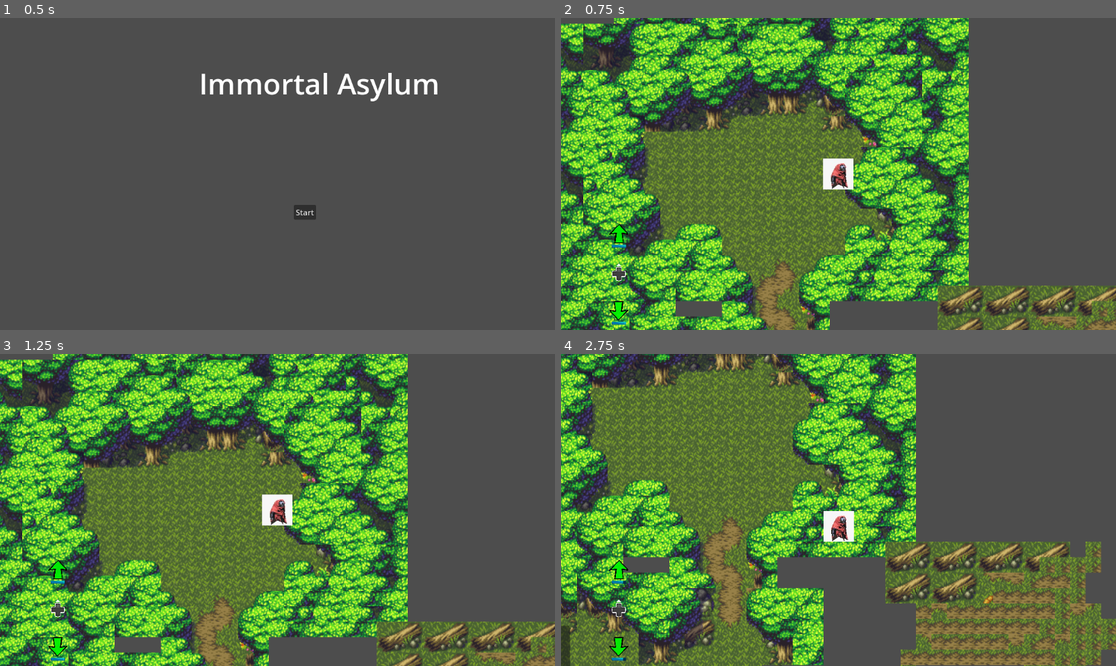
Above: before the commit, frames 1-4 (two rows, left to right).
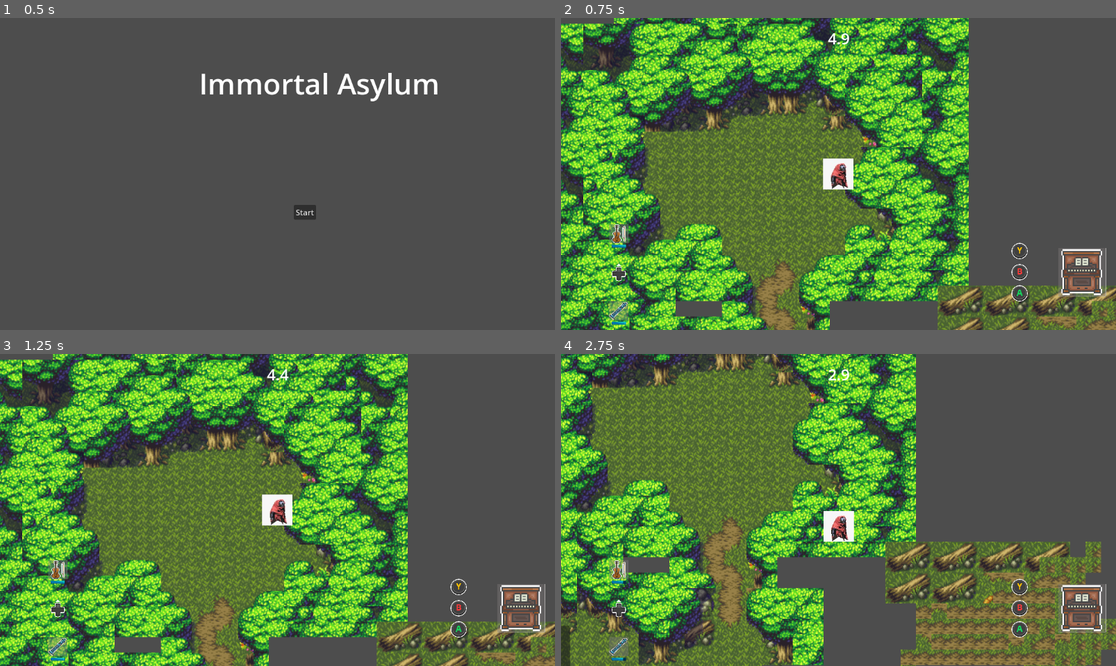
Above: after the commit, the same moments.

Repository: C-Oz/ImmortalAsylum
Game: Godot game, scene res://scenes/ui/title_screen.tscn
Same seed, same stepped clock (60 frames per second), same inputs: the game is played once before the commit and once after it. The engine's default icon, where the game draws it, is replaced by a stand-in: a white triangle on a blue panel in a dark square. Sound files missing from this copy of the repository are replaced by a short silence.
Inputs:
- Up to frame 1 (0.5 s): no input
- Up to frame 2 (0.75 s): click "Start" at 0.5 s
- Up to frame 3 (1.25 s): no input
- Up to frame 4 (2.75 s): tap Enter at 1.25 s; hold Right (move_right) 1.28-2.03 s; hold Q 1.28-2.03 s; tap Z at 1.55, 2.1 s; hold Down (move_down) from 2.03 s (still down); tap Q at 2.3 s

Frame 1 is identical in both runs. In frame 2, 1.5% of the frame differs, in the area x 8-99%, y 4-97%; in frame 3, 1.5%; in frame 4, 2.0%.

Commit message:
Solo instrument ui, updated assets, overworld timer

Diff:
--- a/project.godot
+++ b/project.godot
@@ -19,6 +19,10 @@
 
 GameManager="*res://scripts/autoload/game_manager.gd"
 DialogueBox="*res://scenes/ui/dialogue_box.tscn"
+
+[editor]
+
+movie_writer/movie_file="D:/Godot_v4.5-stable_win64.exe/Projects/immortal-asylum/screen_rec.avi"
 
 [editor_plugins]
 
--- a/scenes/obstacle_destruction/obstacle_destruction_ui.gd
+++ b/scenes/obstacle_destruction/obstacle_destruction_ui.gd
@@ -13,19 +13,25 @@
 var current_beat_index = 0
 var beats_remaining = 0
 var player_input_index = 0
+const HIT_WINDOW_SECS := 0.2
+var pressed_slots := []
 
 @onready var sequence_container = $SequenceContainer
 @onready var needle = $Needle
 @onready var countdown_label = $CountdownLabel
 @onready var background_panel = $BackgroundPanel
 
-# Button sprite mapping - UPDATE THESE PATHS TO YOUR SPRITES
 var button_sprites = {
 	"Y": preload("res://assets/art/ui/ABXY/button_xbox_digital_y_1.png"),
 	"B": preload("res://assets/art/ui/ABXY/button_xbox_digital_b_1.png"),
 	"A": preload("res://assets/art/ui/ABXY/button_xbox_digital_a_1.png")
 }
 
+var button_sprites_pressed = {
+	"Y": preload("res://assets/art/ui/ABXY/button_xbox_digital_y_2.png"),
+	"B": preload("res://assets/art/ui/ABXY/button_xbox_digital_b_2.png"),
+	"A": preload("res://assets/art/ui/ABXY/button_xbox_digital_a_2.png")
+}
 
 func _ready():
 	setup_sequence()
@@ -89,9 +95,10 @@
 	hide_countdown()
 	player_input_index = 0
 	current_beat_index = 0
+	reset_buttons()
 
 func on_beat():
-	print("on_beat called, state: ", State.keys()[state], " beats_remaining: ", beats_remaining)
+	#print("on_beat called, state: ", State.keys()[state], " beats_remaining: ", beats_remaining)
 	match state:
 		State.COUNTDOWN:
 			beats_remaining -= 1
@@ -129,9 +136,12 @@
 	current_beat_index = (current_beat_index + 1) % sequence.size()
 	update_needle_position()
 
-	# If we've looped back to start and player hasn't matched anything, reset their progress
-	if current_beat_index == 0 and player_input_index > 0:
-		player_input_index = 0
+	# Always reset visuals at start of loop
+	if current_beat_index == 0:
+		reset_buttons()
+		# Also reset player progress if incomplete
+		if player_input_index > 0 and player_input_index < sequence.size():
+			player_input_index = 0
 
 func update_needle_position():
 	if sequence_container.get_child_count() == 0:
@@ -146,21 +156,79 @@
 	if state != State.ACTIVE:
 		return
 
-	# Player must be on the correct beat AND correct button
-	var expected_button = sequence[player_input_index]
-
-	if button == expected_button and current_beat_index == player_input_index:
-		# Correct!
-		player_input_index += 1
-		# Visual feedback here (highlight slot, play sound, etc)
-
-		if player_input_index >= sequence.size():
-			# Sequence completed!
-			emit_signal("sequence_completed")
-			state = State.INACTIVE
+	var rhythm_notifier = get_node("/root/Overworld/RhythmNotifier")
+
+	# Calculate timing difference (same as battle system)
+	var beat_time : float = floor(rhythm_notifier.current_beat) * rhythm_notifier.beat_length
+	var next_beat_time : float = beat_time + rhythm_notifier.beat_length
+	var diff_current : float = rhythm_notifier.current_position - beat_time
+	var diff_next : float = next_beat_time - rhythm_notifier.current_position
+	var diff : float = min(diff_current, diff_next)
+
+	# Check timing window
+	if diff > HIT_WINDOW_SECS:
+		player_input_index = 0
+		print("Off beat!")
+		return
+
+	# Determine which beat to check
+	var check_index = current_beat_index
+	# If closer to next beat, check next button
+	if diff_current > diff_next and current_beat_index + 1 < sequence.size():
+		check_index = current_beat_index + 1
+
+	var expected_button = sequence[check_index]
+
+	# Check if correct button for THIS beat (not sequence position)
+	if button == expected_button:
+		# Always show visual feedback for correct button
+		show_pressed_feedback(check_index)
+		print("Correct button at position: ", check_index)
+
+		# Only advance sequence if it's the NEXT expected button
+		if check_index == player_input_index:
+			player_input_index += 1
+			print("Sequence progress: ", player_input_index, "/", sequence.size())
+
+			if player_input_index >= sequence.size():
+				# Sequence completed!
+				print("Sequence completed!")
+				emit_signal("sequence_completed")
+				state = State.INACTIVE
+		else:
+			# Correct button but wrong order - reset sequence tracking
+			print("Correct button but broke sequence. Resetting progress.")
+			player_input_index = 0
 	else:
-		# Wrong button or wrong timing - reset
+		# Wrong button entirely
+		print("Wrong button! Expected: ", expected_button, " Got: ", button)
 		player_input_index = 0
+
+func show_pressed_feedback(slot_index: int):
+	if slot_index >= sequence_container.get_child_count():
+		return
+
+	var slot = sequence_container.get_child(slot_index)
+	var button_key = sequence[slot_index]
+
+	# Change to pressed sprite
+	if button_key in button_sprites_pressed:
+		slot.texture = button_sprites_pressed[button_key]
+
+	# Track that this slot was pressed
+	if not pressed_slots.has(slot_index):
+		pressed_slots.append(slot_index)
+
+func reset_buttons():
+	# Reset all buttons to unpressed state
+	for i in range(sequence_container.get_child_count()):
+		var slot = sequence_container.get_child(i)
+		var button_key = sequence[i]
+
+		if button_key in button_sprites:
+			slot.texture = button_sprites[button_key]
+
+	pressed_slots.clear()
 
 func reset_needle():
 	current_beat_index = 0
--- a/scenes/overworld/overworld.tscn
+++ b/scenes/overworld/overworld.tscn
@@ -58,3 +58,9 @@
 [node name="Obstacle" parent="." instance=ExtResource("8_lvsx0")]
 position = Vector2(120, 569)
 sequence = Array[String](["Y", "B", "A", "A"])
+
+[node name="ControlTimer" type="Timer" parent="."]
+wait_time = 5.0
+autostart = true
+
+[connection signal="timeout" from="ControlTimer" to="OverworldUI" method="_on_control_timer_timeout"]
--- /dev/null
+++ b/scenes/overworld/overworld_ui.gd
@@ -0,0 +1,40 @@
+extends CanvasLayer
+
+@onready var solo_instrument = $SoloPitches/SoloInstrument
+@onready var skill_up = $DPadSkillWheel/SkillUp
+@onready var skill_down = $DPadSkillWheel/SkillDown
+
+@onready var timer_label = $TimerLabel
+@onready var control_timer = get_node("/root/Overworld/ControlTimer")
+
+var tex_piano = preload("res://assets/art/instruments/piano_big.png")
+var tex_clarinet = preload("res://assets/art/instruments/clarinet_big.png")
+var tex_cello = preload("res://assets/art/instruments/cello_big.png")
+
+# State machine for the switching instruments
+var cycle_state: int = 0
+
+func _process(delta):
+	if is_instance_valid(control_timer):
+		timer_label.text = str("%.1f" % control_timer.time_left)
+
+func _on_control_timer_timeout():
+	# States 1,2,3
+	cycle_state = (cycle_state + 1) % 3
+
+	match cycle_state:
+		0:
+			# Starting Position
+			solo_instrument.texture = tex_piano
+			skill_up.skill_icon = tex_cello
+			skill_down.skill_icon = tex_clarinet
+
+		1:
+			solo_instrument.texture = tex_cello
+			skill_up.skill_icon = tex_piano
+			skill_down.skill_icon = tex_clarinet
+
+		2:
+			solo_instrument.texture = tex_clarinet
+			skill_up.skill_icon = tex_cello
+			skill_down.skill_icon = tex_piano
--- a/scenes/overworld/overworld_ui.tscn
+++ b/scenes/overworld/overworld_ui.tscn
@@ -1,14 +1,21 @@
-[gd_scene load_steps=8 format=3 uid="uid://cp7cev47h51bg"]
+[gd_scene load_steps=14 format=3 uid="uid://cp7cev47h51bg"]
 
 [ext_resource type="Texture2D" uid="uid://ckaqngfyf8hcq" path="res://assets/art/ui/D-Pad/button_xboxone_dpad_dark_1.png" id="1_3xbcd"]
+[ext_resource type="Script" uid="uid://cjjfugihguyrw" path="res://scenes/overworld/overworld_ui.gd" id="1_rkdga"]
 [ext_resource type="Script" uid="uid://intul55g50aq" path="res://scenes/ui/d_pad_skill_wheel.gd" id="1_y531t"]
 [ext_resource type="PackedScene" uid="uid://cr8v662wqotvh" path="res://scenes/ui/skill_slot.tscn" id="3_x8qqa"]
-[ext_resource type="Texture2D" uid="uid://d1hymrdptvdqm" path="res://assets/art/ui/green-arrow-up.png" id="4_f7bk2"]
-[ext_resource type="Texture2D" uid="uid://bodt01sgcyrk1" path="res://assets/art/ui/green-arrow-vector-down.png" id="5_0wxml"]
-[ext_resource type="Texture2D" uid="uid://dlur0tg127c8i" path="res://assets/art/ui/green-arrow-vector-600x457.png" id="6_lk8ac"]
-[ext_resource type="Texture2D" uid="uid://bb1i5s1xqdi2p" path="res://assets/art/ui/green-arrow-vector-right.png" id="7_74qgl"]
+[ext_resource type="Texture2D" uid="uid://r0ylm5x7yg0p" path="res://assets/art/instruments/clarinet_big.png" id="4_0wxml"]
+[ext_resource type="Texture2D" uid="uid://b0a6v7aiwhrpn" path="res://assets/art/instruments/cello_big.png" id="4_7lhd5"]
+[ext_resource type="Texture2D" uid="uid://bgudd23bdjqgh" path="res://assets/art/instruments/guitar_big.png" id="5_lk8ac"]
+[ext_resource type="Texture2D" uid="uid://bveb3u0fyap7h" path="res://assets/art/instruments/drums_big.png" id="7_rkdga"]
+[ext_resource type="Script" uid="uid://sxa2wewkejr6" path="res://scenes/ui/solo_pitches.gd" id="8_7lhd5"]
+[ext_resource type="Texture2D" uid="uid://dt56th7g3aydf" path="res://assets/art/instruments/piano_big.png" id="8_112df"]
+[ext_resource type="Texture2D" uid="uid://cl62cuuwbglcl" path="res://assets/art/ui/ABXY/button_xbox_digital_y_2.png" id="9_7lhd5"]
+[ext_resource type="Texture2D" uid="uid://dc5hhp2vsli15" path="res://assets/art/ui/ABXY/button_xbox_digital_b_2.png" id="10_rkdga"]
+[ext_resource type="Texture2D" uid="uid://db14wbnemouw0" path="res://assets/art/ui/ABXY/button_xbox_digital_a_1.png" id="11_u8qpe"]
 
 [node name="OverworldUI" type="CanvasLayer"]
+script = ExtResource("1_rkdga")
 
 [node name="DPadSkillWheel" type="Control" parent="."]
 custom_minimum_size = Vector2(200, 200)
@@ -23,7 +30,7 @@
 grow_vertical = 0
 script = ExtResource("1_y531t")
 
-[node name="TextureRect" type="TextureRect" parent="DPadSkillWheel"]
+[node name="DPad" type="TextureRect" parent="DPadSkillWheel"]
 layout_mode = 1
 anchors_preset = 8
 anchor_left = 0.5
@@ -47,7 +54,7 @@
 offset_left = -20.0
 offset_right = 20.0
 grow_horizontal = 2
-skill_icon = ExtResource("4_f7bk2")
+skill_icon = ExtResource("4_7lhd5")
 
 [node name="SkillDown" parent="DPadSkillWheel" instance=ExtResource("3_x8qqa")]
 layout_mode = 1
@@ -62,7 +69,7 @@
 offset_bottom = 0.0
 grow_horizontal = 2
 grow_vertical = 0
-skill_icon = ExtResource("5_0wxml")
+skill_icon = ExtResource("4_0wxml")
 
 [node name="SkillLeft" parent="DPadSkillWheel" instance=ExtResource("3_x8qqa")]
 layout_mode = 1
@@ -72,7 +79,7 @@
 offset_top = -20.0
 offset_bottom = 20.0
 grow_vertical = 2
-skill_icon = ExtResource("6_lk8ac")
+skill_icon = ExtResource("5_lk8ac")
 
 [node name="SkillRight" parent="DPadSkillWheel" instance=ExtResource("3_x8qqa")]
 layout_mode = 1
@@ -87,7 +94,7 @@
 offset_bottom = 20.0
 grow_horizontal = 0
 grow_vertical = 2
-skill_icon = ExtResource("7_74qgl")
+skill_icon = ExtResource("7_rkdga")
 
 [node name="SoloPitches" type="Control" parent="."]
 custom_minimum_size = Vector2(200, 200)
@@ -103,3 +110,56 @@
 offset_bottom = -20.0
 grow_horizontal = 0
 grow_vertical = 0
+script = ExtResource("8_7lhd5")
+
+[node name="SoloInstrument" type="TextureRect" parent="SoloPitches"]
+layout_mode = 1
+anchors_preset = 6
+anchor_left = 1.0
+anchor_top = 0.5
+anchor_right = 1.0
+anchor_bottom = 0.5
+offset_left = -100.0
+offset_top = -50.0
+offset_bottom = 50.0
+grow_horizontal = 0
+grow_vertical = 2
+texture = ExtResource("8_112df")
+expand_mode = 1
+
+[node name="Pitches" type="VBoxContainer" parent="SoloPitches"]
+layout_mode = 1
+anchors_preset = 4
+anchor_top = 0.5
+anchor_bottom = 0.5
+offset_top = -20.0
+offset_right = 40.0
+offset_bottom = 20.0
+grow_vertical = 2
+
+[node name="TextureRectY" type="TextureRect" parent="SoloPitches/Pitches"]
+layout_mode = 2
+texture = ExtResource("9_7lhd5")
+expand_mode = 4
+
+[node name="TextureRectB" type="TextureRect" parent="SoloPitches/Pitches"]
+layout_mode = 2
+texture = ExtResource("10_rkdga")
+expand_mode = 4
+
+[node name="TextureRectA" type="TextureRect" parent="SoloPitches/Pitches"]
+layout_mode = 2
+texture = ExtResource("11_u8qpe")
+expand_mode = 4
+
+[node name="TimerLabel" type="Label" parent="."]
+anchors_preset = 5
+anchor_left = 0.5
+anchor_right = 0.5
+offset_left = -22.5
+offset_top = 20.0
+offset_right = 22.5
+offset_bottom = 43.0
+grow_horizontal = 2
+theme_override_font_sizes/font_size = 32
+text = "Timer"
--- a/scenes/ui/skill_slot.gd
+++ b/scenes/ui/skill_slot.gd
@@ -1,7 +1,10 @@
 extends Control
 
-@export var skill_icon: Texture2D
-
+@export var skill_icon: Texture2D:
+	set(value):
+		skill_icon = value
+		if is_node_ready() and icon:
+			icon.texture = skill_icon
 @export var max_charge: float = 100.0
 @export var drain_rate: float = 1.0
 
--- /dev/null
+++ b/scenes/ui/solo_pitches.gd
@@ -0,0 +1,33 @@
+extends Control
+
+@onready var texture_rect_y = $Pitches/TextureRectY
+@onready var texture_rect_b = $Pitches/TextureRectB
+@onready var texture_rect_a = $Pitches/TextureRectA
+
+var tex_y_1 = preload("res://assets/art/ui/ABXY/button_xbox_digital_y_1.png")
+var tex_y_2 = preload("res://assets/art/ui/ABXY/button_xbox_digital_y_2.png")
+
+var tex_b_1 = preload("res://assets/art/ui/ABXY/button_xbox_digital_b_1.png")
+var tex_b_2 = preload("res://assets/art/ui/ABXY/button_xbox_digital_b_2.png")
+
+var tex_a_1 = preload("res://assets/art/ui/ABXY/button_xbox_digital_a_1.png")
+var tex_a_2 = preload("res://assets/art/ui/ABXY/button_xbox_digital_a_2.png")
+
+func _process(_delta):
+	# Check Y button (Xbox Y) or Q key
+	if Input.is_joy_button_pressed(0, JOY_BUTTON_Y) or Input.is_physical_key_pressed(KEY_Q):
+		texture_rect_y.texture = tex_y_2
+	else:
+		texture_rect_y.texture = tex_y_1
+
+	# Check B button (Xbox B) or A key
+	if Input.is_joy_button_pressed(0, JOY_BUTTON_B) or Input.is_physical_key_pressed(KEY_A):
+		texture_rect_b.texture = tex_b_2
+	else:
+		texture_rect_b.texture = tex_b_1
+
+	# Check A button (Xbox A) or Z key
+	if Input.is_joy_button_pressed(0, JOY_BUTTON_A) or Input.is_physical_key_pressed(KEY_Z):
+		texture_rect_a.texture = tex_a_2
+	else:
+		texture_rect_a.texture = tex_a_1
--- a/scripts/interactables/obstacle.gd
+++ b/scripts/interactables/obstacle.gd
@@ -28,18 +28,27 @@
 		ui.stop_sequence()
 
 func on_beat():
-	print("Obstacle.gd on_beat called")
+	#print("Obstacle.gd on_beat called")
 	ui.on_beat()
 
 func _input(event):
 	# Only process input if UI is active
 	var button = null
+
 	if event is InputEventJoypadButton and event.pressed:
 		if event.button_index == JOY_BUTTON_Y:
 			button = "Y"
 		elif event.button_index == JOY_BUTTON_B:
 			button = "B"
 		elif event.button_index == JOY_BUTTON_A:
+			button = "A"
+	# Keyboard fallback for debugging
+	elif event is InputEventKey and event.pressed and not event.echo:
+		if event.keycode == KEY_Q:
+			button = "Y"
+		elif event.keycode == KEY_A:
+			button = "B"
+		elif event.keycode == KEY_Z:
 			button = "A"
 
 	if button:
Binary file added: assets/art/instruments/cello_big.png
Not shown, added: assets/art/instruments/cello_big.png.import
Binary file added: assets/art/instruments/clarinet_big.png
Not shown, added: assets/art/instruments/clarinet_big.png.import
Binary file added: assets/art/instruments/drums_big.png
Not shown, added: assets/art/instruments/drums_big.png.import
Binary file added: assets/art/instruments/gdb-xbox-2.png
Not shown, added: assets/art/instruments/gdb-xbox-2.png.import
Binary file added: assets/art/instruments/guitar_big.png
Not shown, changed: assets/art/instruments/guitar_big.png.import
Binary file added: assets/art/instruments/piano_big.png
Not shown, added: assets/art/instruments/piano_big.png.import
(and 4 more such lines)
